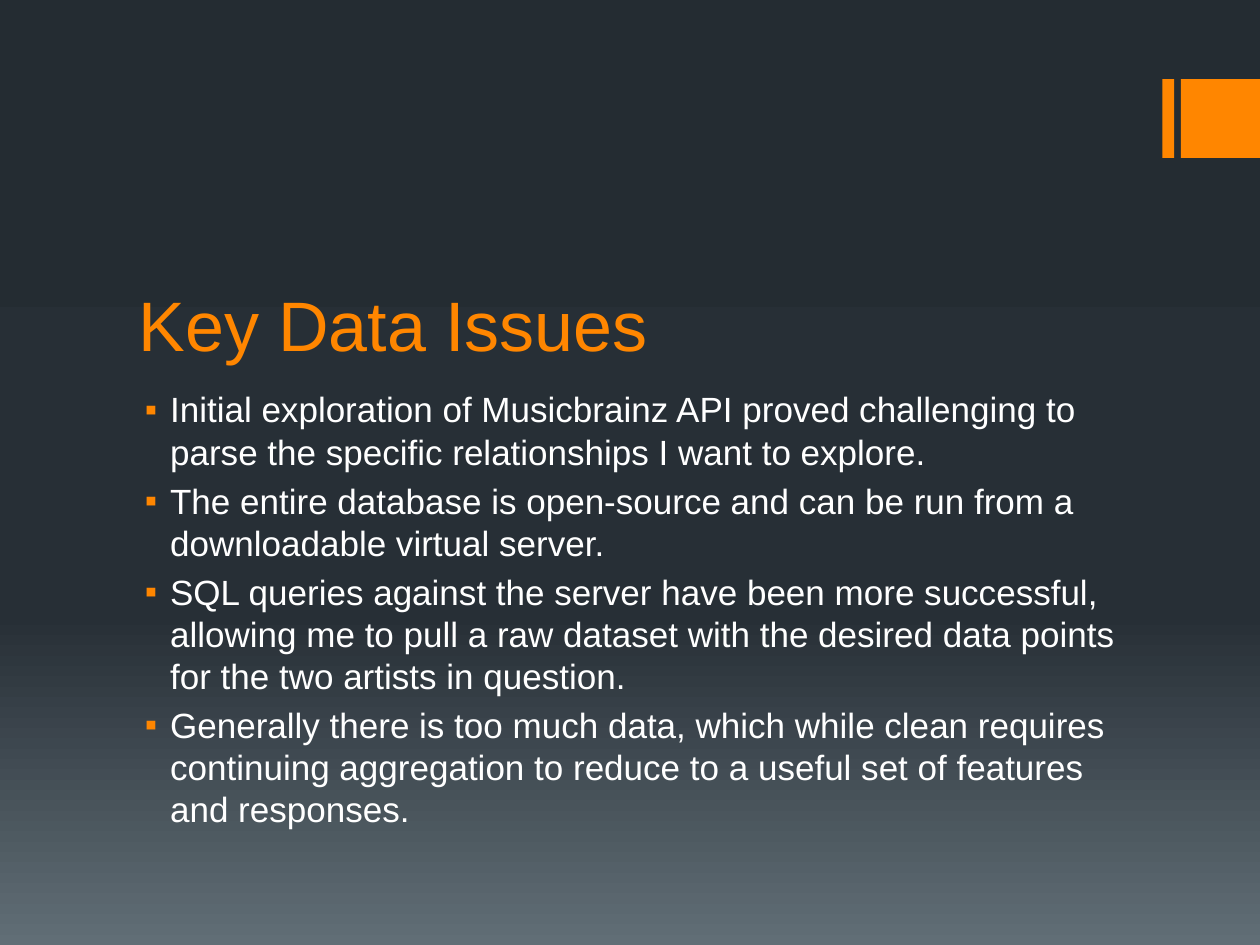
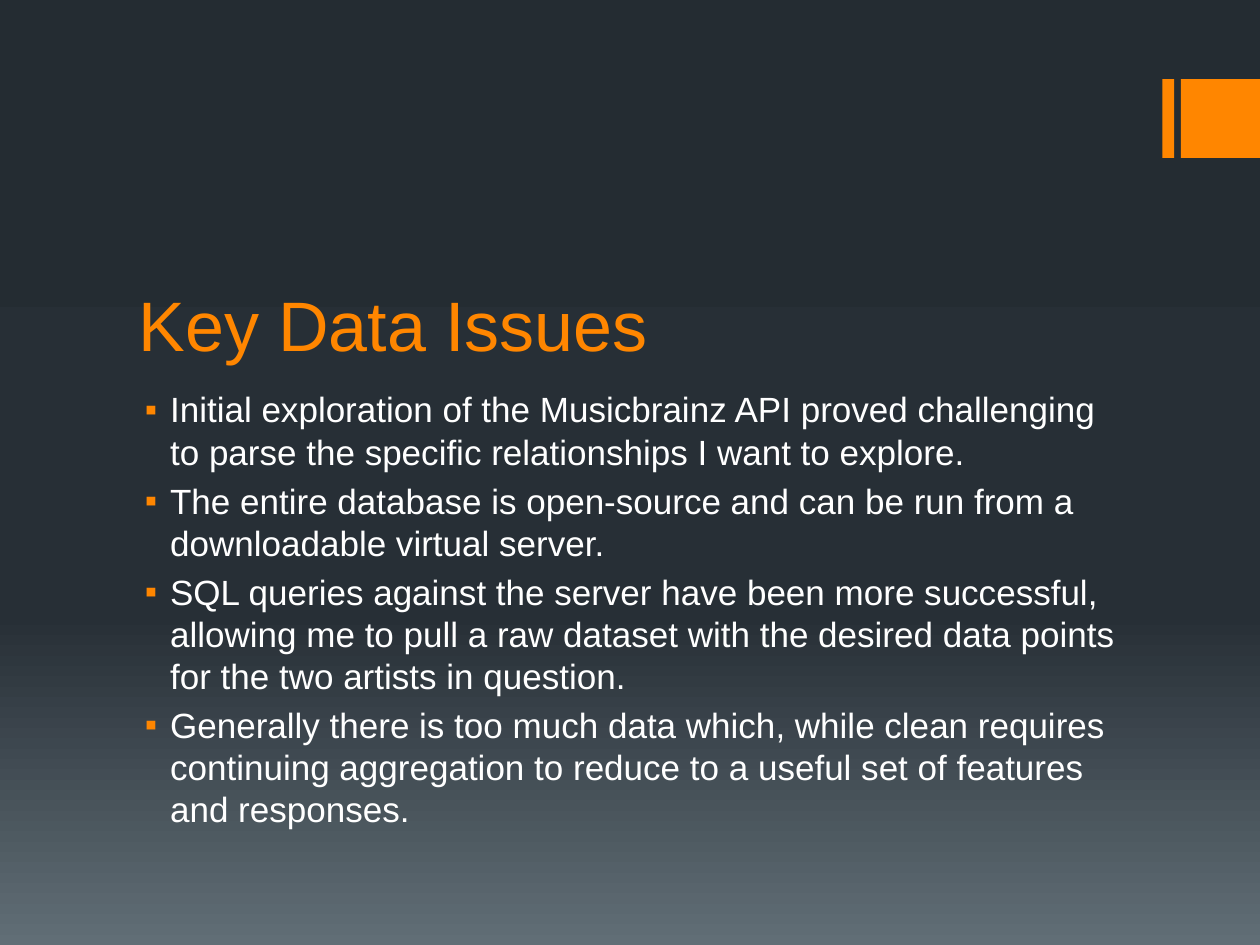
Before and after one commit to maxrose61/GA_DS, a slide deck: slide 5 of FInal_Project/FirstPresentation.pptx (slide 4 before the commit). Drawn at 1260x945 pixels with LibreOffice and Linux fonts; fonts in the diff are those of the drawing. Boxes give left, top, right and bottom in pixels: in the first picture for what was removed or moved away, otherwise in the second. Text is boxed around its words. In the diff, an @@ line names an element or a change of style, - is before the commit and + after.

```diff
--- a/FInal_Project/FirstPresentation.pptx
+++ b/FInal_Project/FirstPresentation.pptx
@@ text at (x1=170, y1=396, x2=1095, y2=471): text changed @@
-▪ Initial exploration of Musicbrainz API proved challenging to parse the specific relationships I want to explore.
+▪ Initial exploration of the Musicbrainz API proved challenging to parse the specific relationships I want to explore.
@@ text at (x1=170, y1=712, x2=1105, y2=828): text changed @@
-▪ Generally there is too much data, which while clean requires continuing aggregation to reduce to a useful set of features and responses.
+▪ Generally there is too much data which, while clean requires continuing aggregation to reduce to a useful set of features and responses.
```
Also in this commit, not shown: 4 other slides changed, 2 slides added, 10 other files.
